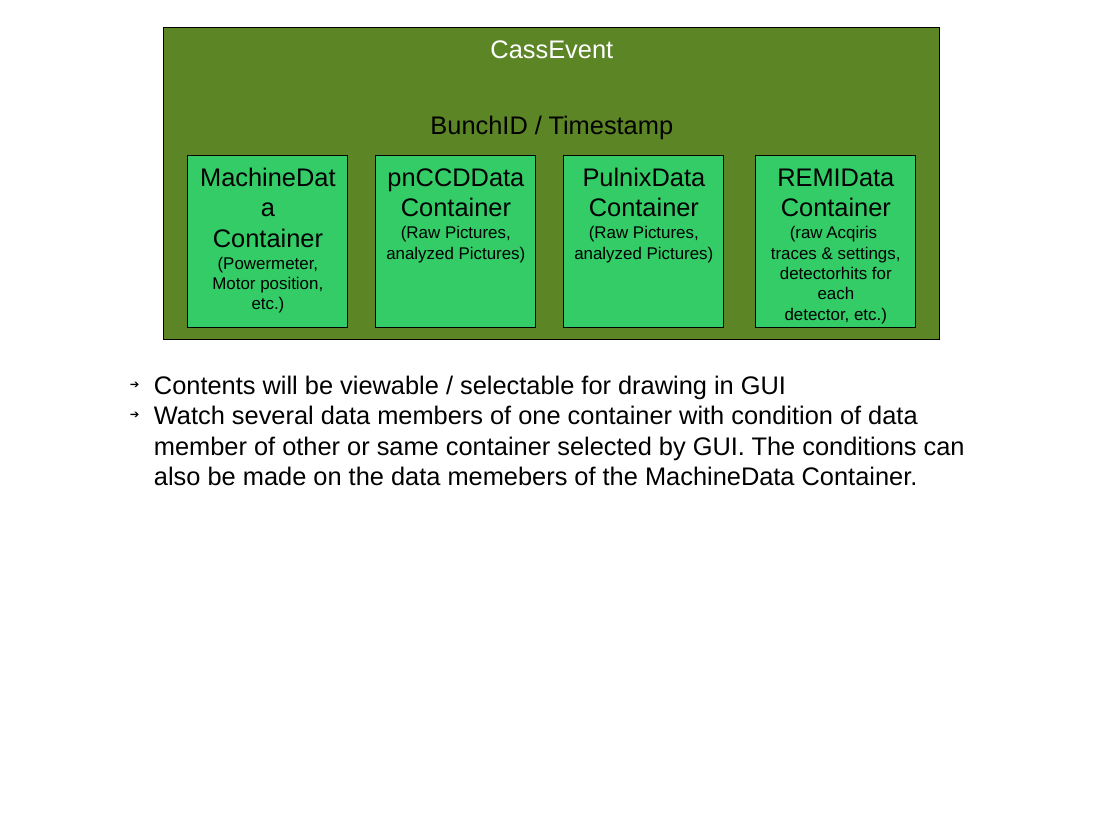
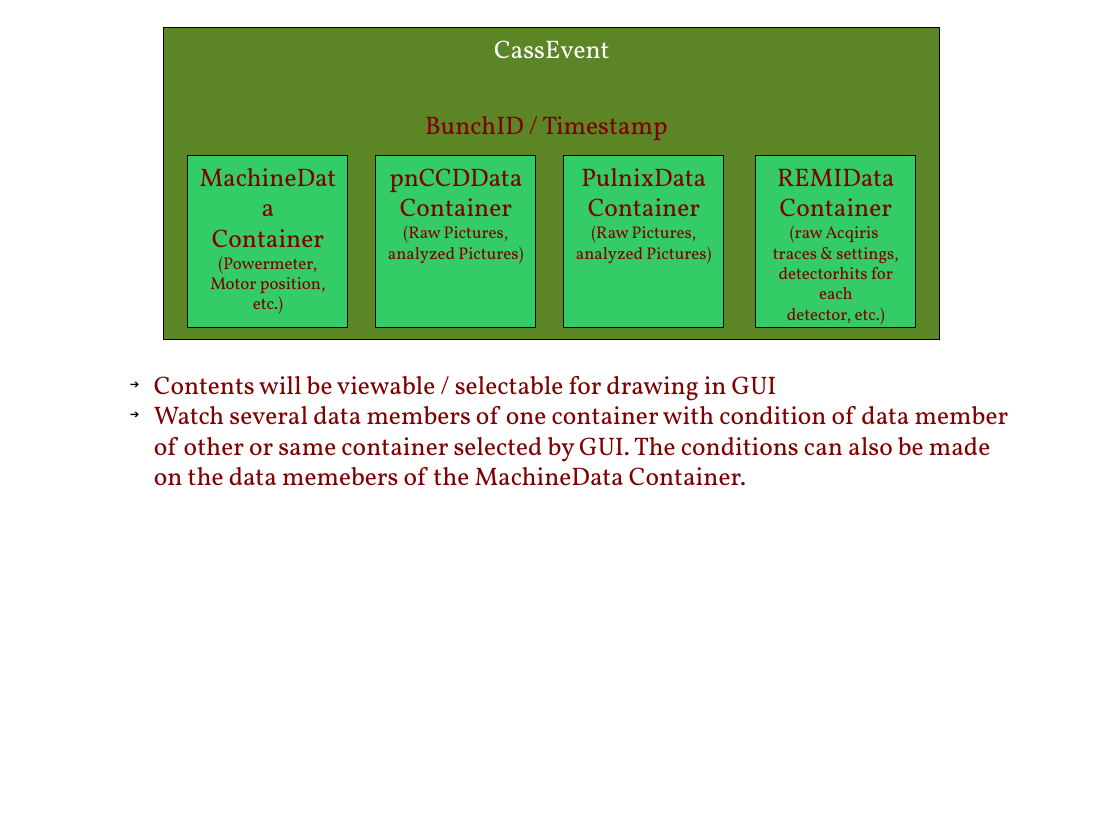
Before and after one commit to foucar/CASS, a slide deck: slide 2 of doc/design/cassGraphisch.odp. Drawn at 1120x840 pixels with LibreOffice and Linux fonts; fonts in the diff are those of the drawing. Boxes give left, top, right and bottom in pixels: in the first picture for what was removed or moved away, otherwise in the second. Text is boxed around its words. In the diff, an @@ line names an element or a change of style, - is before the commit and + after.

```diff
--- a/doc/design/cassGraphisch.odp
+++ b/doc/design/cassGraphisch.odp
@@ rectangle "CassEvent" at <box>164,28,940,340</box>: font Arial to Vollkorn @@
@@ font Arial to Vollkorn, text colour #000000 to #800000 in 6 elements at <box>376,157,536,328</box>, <box>564,157,724,328</box>, <box>756,157,916,328</box>, <box>188,157,348,328</box>, <box>154,376,1009,486</box>, <box>425,116,667,140</box> @@
```
Also in this commit, not shown: 1 other slide changed.
